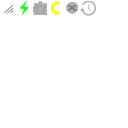
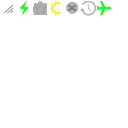
Comparing the layer stacks of the two 128x128 images. Changes:
added layer "ship_berth" above "time" over [96, 1, 111, 15]
